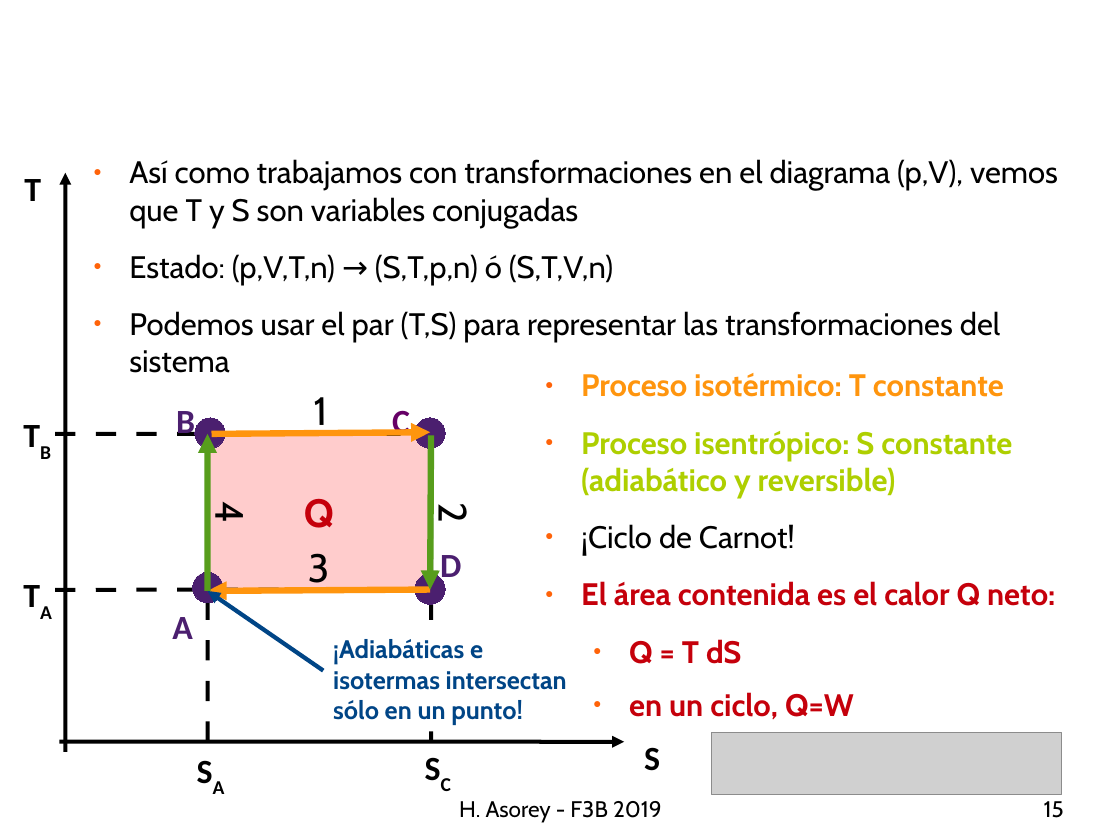
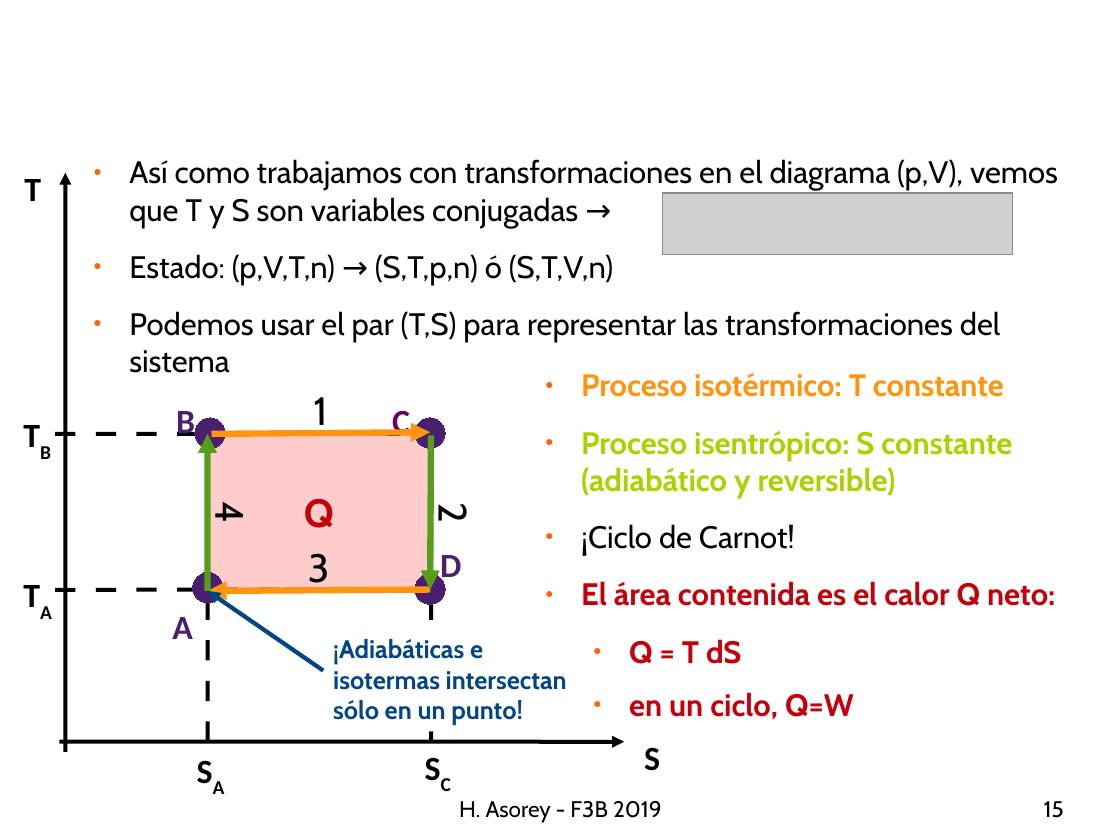
Before and after one commit to asoreyh/unrn-f3b, a slide deck: slide 15 of clases/u03/f3b-20190502-U03C04-Entropia-2.odp. Drawn at 1120x840 pixels with LibreOffice and Linux fonts; fonts in the diff are those of the drawing; grey boxes stand for pictures; background and template pictures are left out. Boxes give left, top, right and bottom in pixels: in the first picture for what was removed or moved away, otherwise in the second. Text is boxed around its words. In the diff, an @@ line names an element or a change of style, - is before the commit and + after.

```diff
--- a/clases/u03/f3b-20190502-U03C04-Entropia-2.odp
+++ b/clases/u03/f3b-20190502-U03C04-Entropia-2.odp
@@ text at [129, 159, 1058, 228]: text changed @@
-● Así como trabajamos con transformaciones en el diagrama (p,V), vemos que T y S son variables conjugadas
+● Así como trabajamos con transformaciones en el diagrama (p,V), vemos que T y S son variables conjugadas →
@@ picture: place and size @@
-picture at [711, 733, 1062, 795]
+picture at [663, 193, 1013, 255]
```
Also in this commit, not shown: 1 other slide changed, 4 other files.
